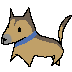
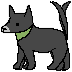
Before/after of a w=72, h=72 layered artwork. What changed in the layer stack:
added layer "無標題172_20240916221716" above "無標題172_20240916221705" over [1, 1, 70, 70]
added layer "無標題172_20240916221705" above "圖層 1" over [1, 1, 71, 71]
painted on "圖層 1" over [1, 1, 72, 71]
